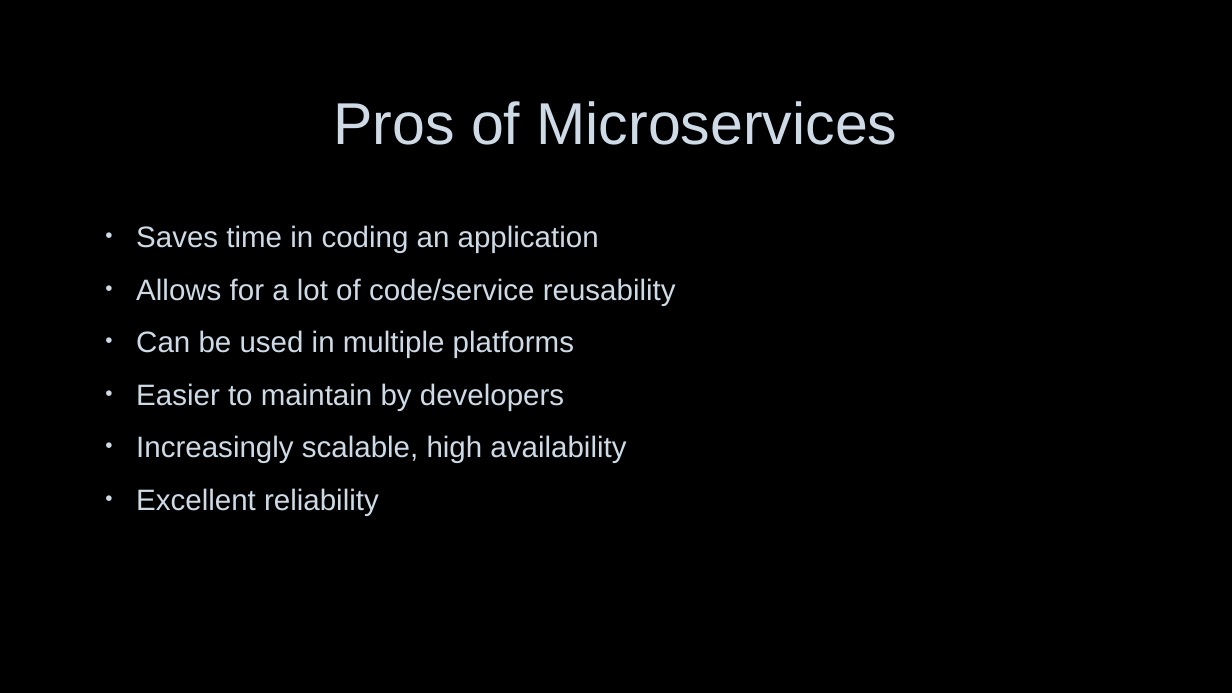
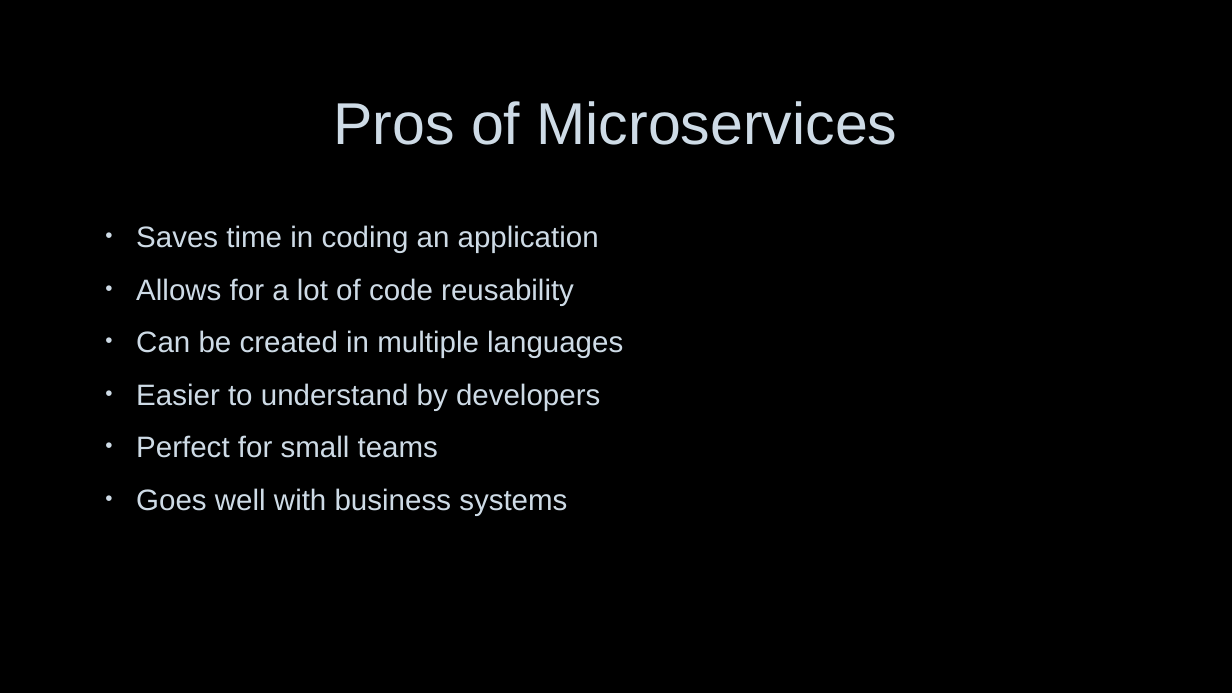
Before and after one commit to nerdommicro/WEB-420, a slide deck: slide 5 of week8/nesbitt-week8.pptx. Drawn at 1232x693 pixels with LibreOffice and Linux fonts; fonts in the diff are those of the drawing; background and template pictures are left out. Boxes give left, top, right and bottom in pixels: in the first picture for what was removed or moved away, otherwise in the second. Text is boxed around its words. In the diff, an @@ line names an element or a change of style, - is before the commit and + after.

```diff
--- a/week8/nesbitt-week8.pptx
+++ b/week8/nesbitt-week8.pptx
@@ text at [136, 278, 623, 515]: text changed @@
-• Allows for a lot of code/service reusability
-• Can be used in multiple platforms
-• Easier to maintain by developers
-• Increasingly scalable, high availability
-• Excellent reliability
+• Allows for a lot of code reusability
+• Can be created in multiple languages
+• Easier to understand by developers
+• Perfect for small teams
+• Goes well with business systems
```
Also in this commit, not shown: 4 other slides changed, 1 slide added, 2 slides removed.
